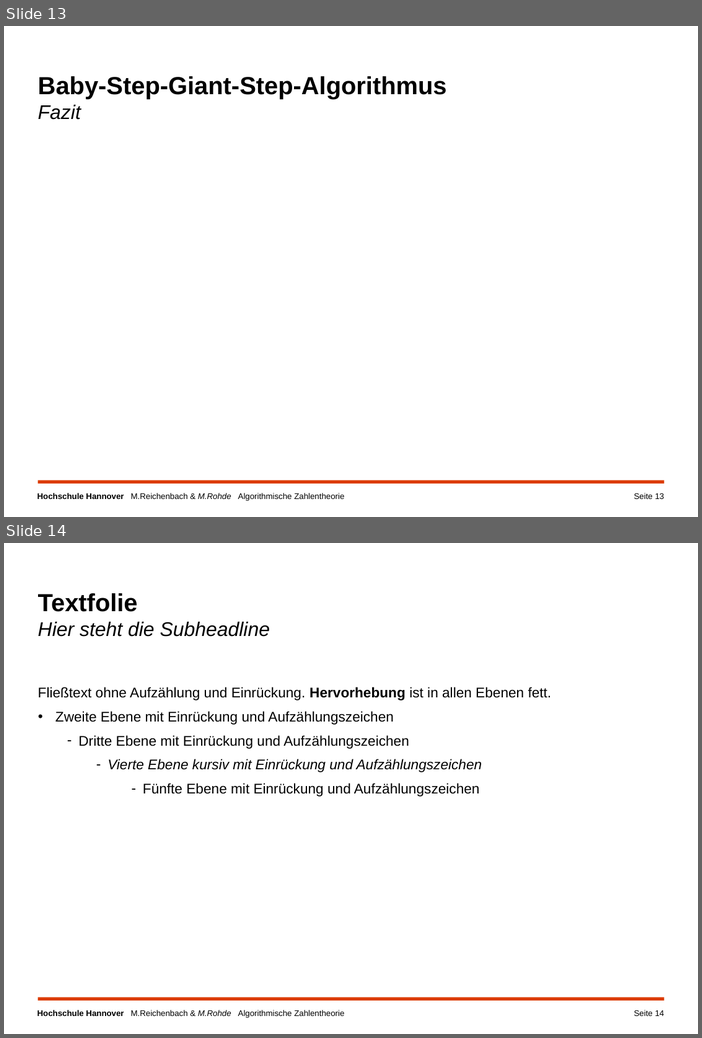
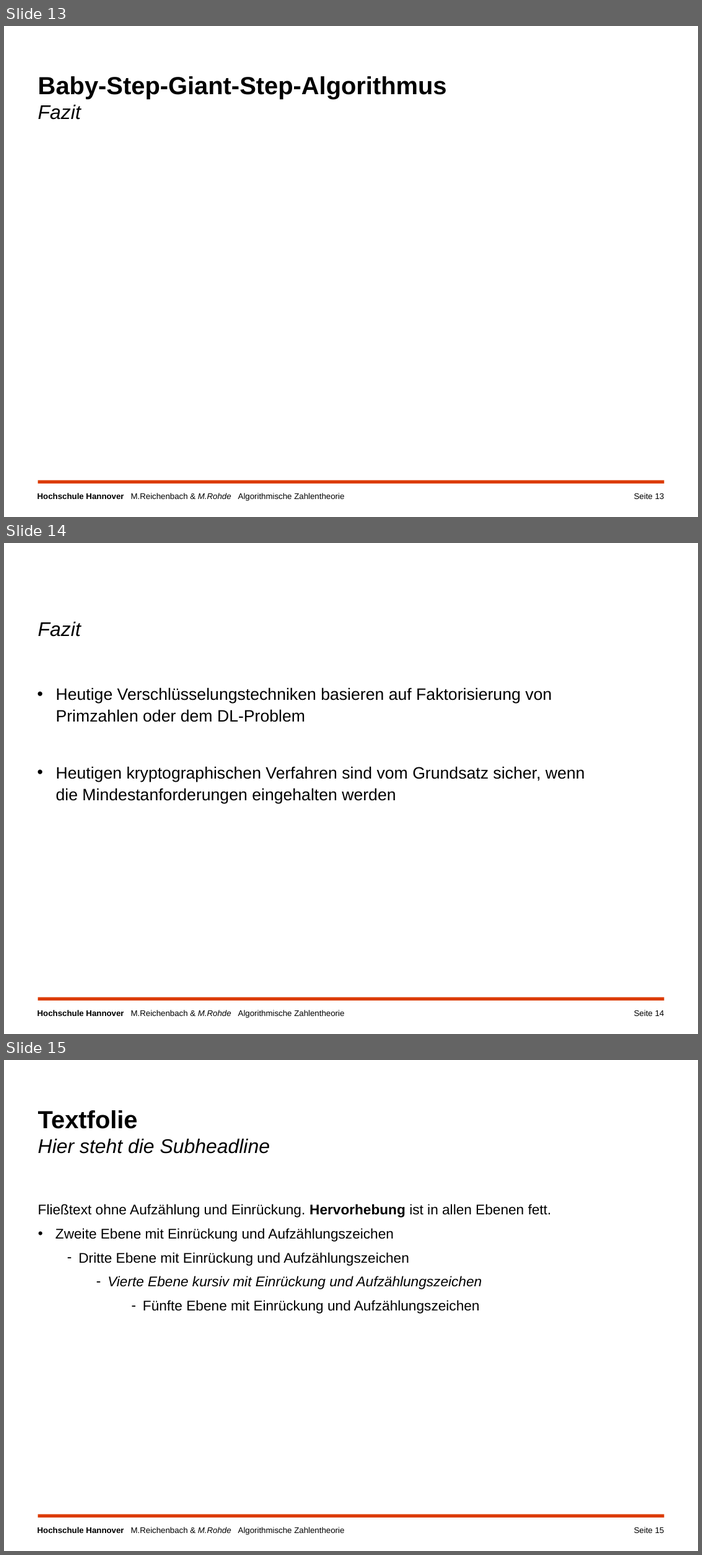
Before and after one commit to MReichenbach/SeminarAK, a slide deck: Präsentation/Algorithmische Zahlentheorie Präsentation v.0.6.pptx. Shown one above the other, each under a label of ours: slides 13 and 14 before the commit, slides 13, 14 and 15 after it. The pictures are 702x1038 and 702x1555 pixels, drawn with LibreOffice and Linux fonts; fonts in the diff are those of the drawing; grey boxes stand for pictures; background and template pictures are left out. Boxes give left, top, right and bottom in pixels: in the first picture for what was removed or moved away, otherwise in the second. Text is boxed around its words. In the diff, an @@ line names an element or a change of style, - is before the commit and + after.

```diff
--- a/Präsentation/Algorithmische Zahlentheorie Präsentation v.0.6.pptx
+++ b/Präsentation/Algorithmische Zahlentheorie Präsentation v.0.6.pptx
@@ slide 14 added at (4, 543, 698, 1034), background #FFFFFF; not listed: 2 template elements that a slide beside it also shows @@
@@ title added at (38, 622, 81, 637), 24 pt, text #000000, italic @@
+Fazit
@@ text added at (56, 687, 586, 803), 20 pt, text #000000 @@
+• Heutige Verschlüsselungstechniken basieren auf Faktorisierung von Primzahlen oder dem DL-Problem
+• Heutigen kryptographischen Verfahren sind vom Grundsatz sicher, wenn die Mindestanforderungen eingehalten werden
@@ page number added at (635, 1010, 665, 1016), 10 pt, text #000000 @@
+Seite 14
@@ what was slide 14 is now slide 15 @@
@@ page number at (635, 1527, 665, 1533): text changed @@
-Seite 14
+Seite 15
```
Also in this commit, not shown: 2 slides changed.
